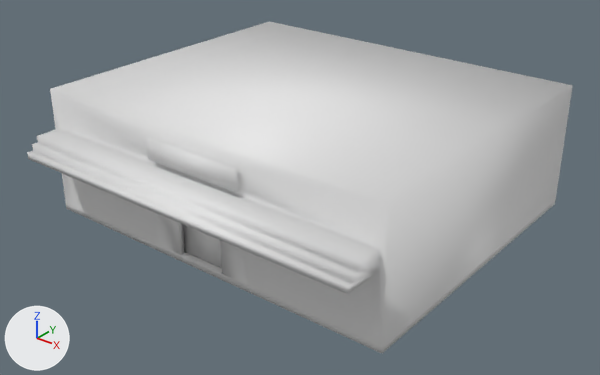
One commit to the FBX model bishrpg/Content/Objects/Building/building_base03.fbx: the scene before it, then after it.
Rendered twice from a camera (50 mm lens) standing at (7.26, -8.88, 6.08) and looking at (0.13, 0.03, 0.55). Lighting does not change. The marker at lower left points along +X, +Y and +Z. Materials are left out; every surface is plain grey. Where no turn or scale is listed for an object, it has been applied to the vertices.

In view in the first picture: 'building_base03-3'.
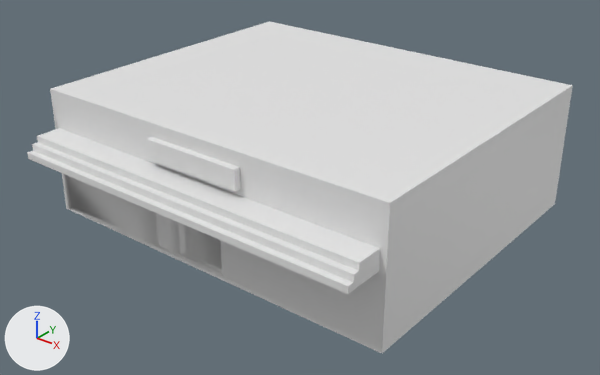
Where the newer file only moved an object's origin or applied its transform, the numbers keep the older frame.

The change, as a list of edits to the scene's bpy script:
```text
Change me_building_base03_3:
    used by ob_building_base03_3; location = (0.0, 0.0, 0.0)
    remove me_building_base03_3.from_pydata(...)  # 804 vertices, 1600 faces; spans x -3.0..3.0, y -2.6..3.0, z 0.0..2.0
    add me_building_base03_3.from_pydata(...)  # 838 vertices, 513 faces; spans x -3.0..3.0, y -2.6..3.0, z 0.0..2.0
    me_building_base03_3 part 1: 10 vertices removed from x -3.0..3.0, y -2.0..3.0, z 0.0..0.1; 44 vertices added at x -2.9..2.9, y -2.0..2.8, z 0.0..2.0
    me_building_base03_3 part 2: the surface is now shaded flat
```

Changed parts and their boxes (x1, y1, x2, y2) in the pictures (600 x 375 px):
part 1 of me_building_base03_3, built on
    before: (50, 86, 573, 353)
    after: (50, 22, 573, 353)
